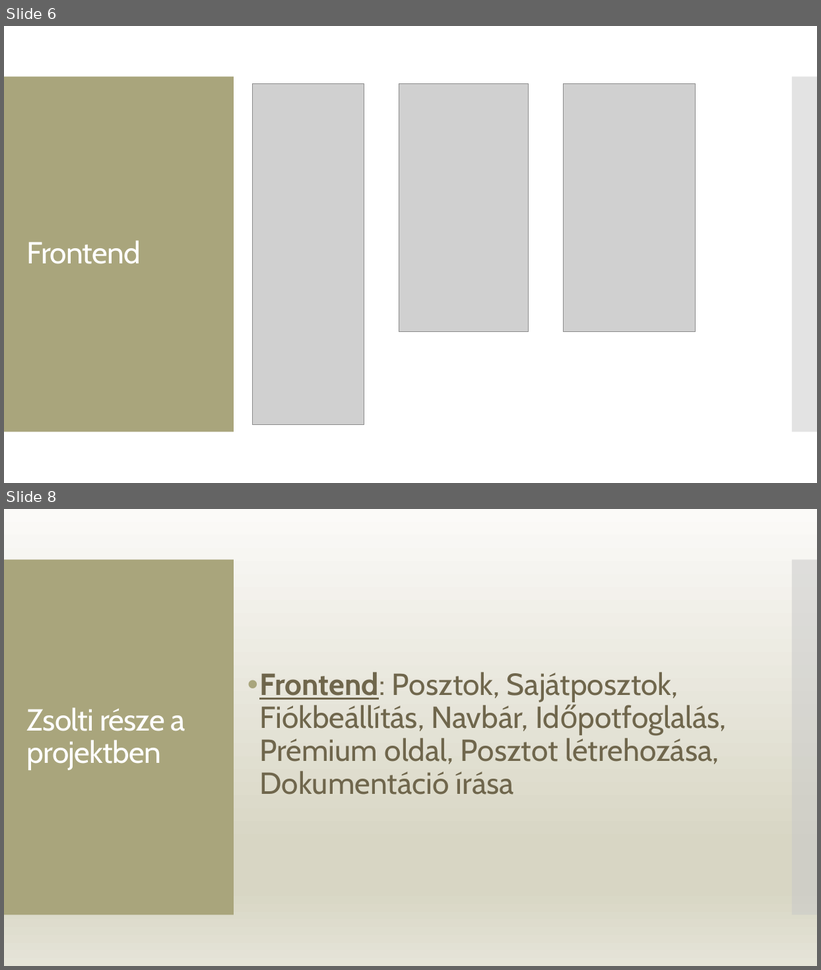
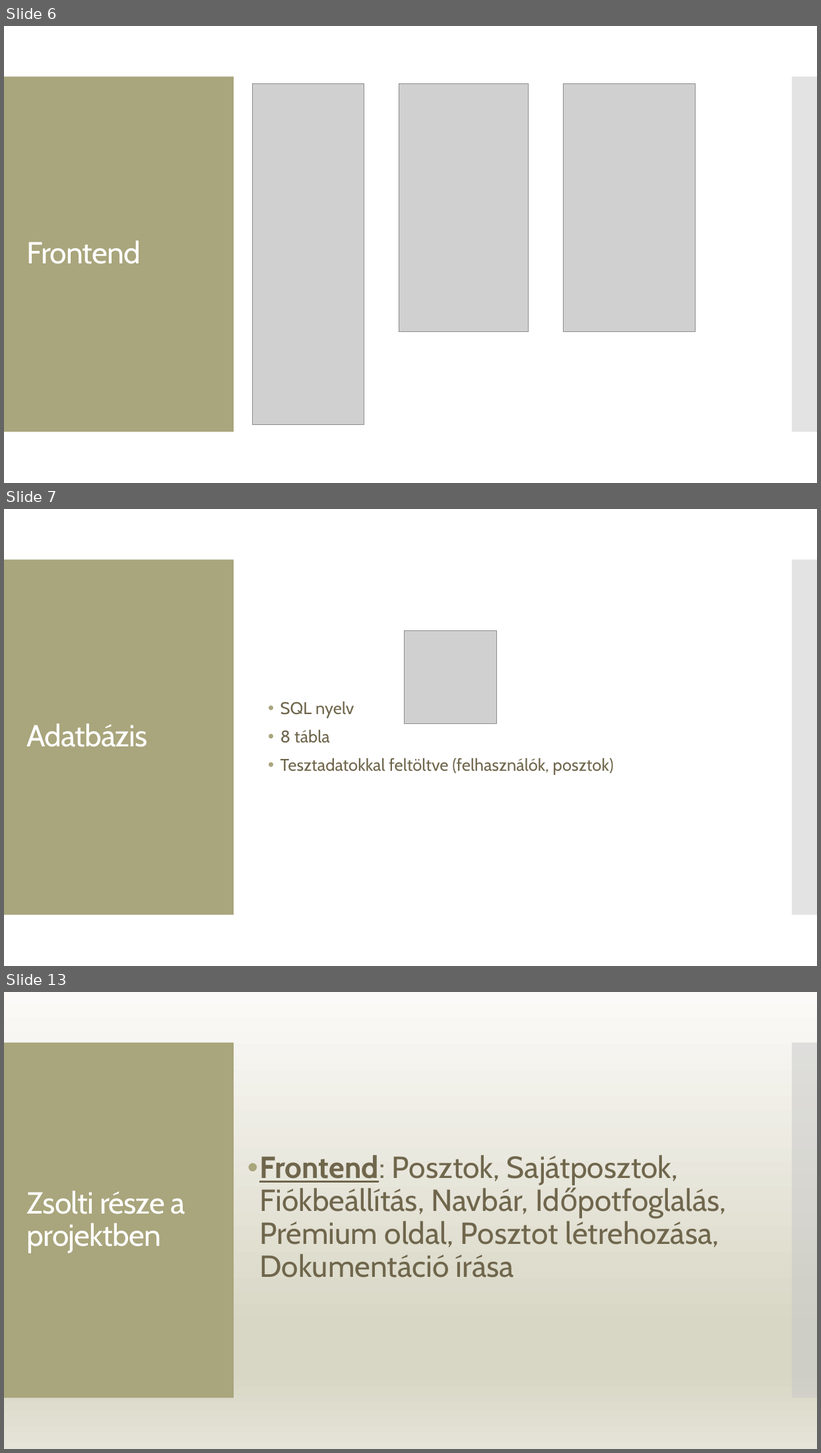
Before and after one commit to ramhap00/ramhapgergo, a slide deck: prezentáció.pptx. Shown one above the other, each under a label of ours: slides 6 and 8 before the commit, slides 6, 7 and 13 after it; the slides between them are not shown. The pictures are 821x970 and 821x1453 pixels, drawn with LibreOffice and Linux fonts; fonts in the diff are those of the drawing; grey boxes stand for pictures. Boxes give left, top, right and bottom in pixels: in the first picture for what was removed or moved away, otherwise in the second. Text is boxed around its words. In the diff, an @@ line names an element or a change of style, - is before the commit and + after.

```diff
--- a/prezentáció.pptx
+++ b/prezentáció.pptx
@@ slide 7 added at (x1=4, y1=509, x2=817, y2=966), background #FFFFFF; not listed: 2 template elements that a slide beside it also shows @@
@@ picture added at (x1=404, y1=631, x2=497, y2=723) @@
@@ text added at (x1=281, y1=701, x2=614, y2=775), 20 pt, text #6F664C @@
+• SQL nyelv
+• 8 tábla
+• Tesztadatokkal feltöltve (felhasználók, posztok)
@@ title added at (x1=27, y1=723, x2=148, y2=747), 36 pt, text #FFFFFF @@
+Adatbázis
@@ what was slide 8 is now slide 13 @@
```
Also in this commit, not shown: 5 other slides added, 1 slide removed, 2 other files.
